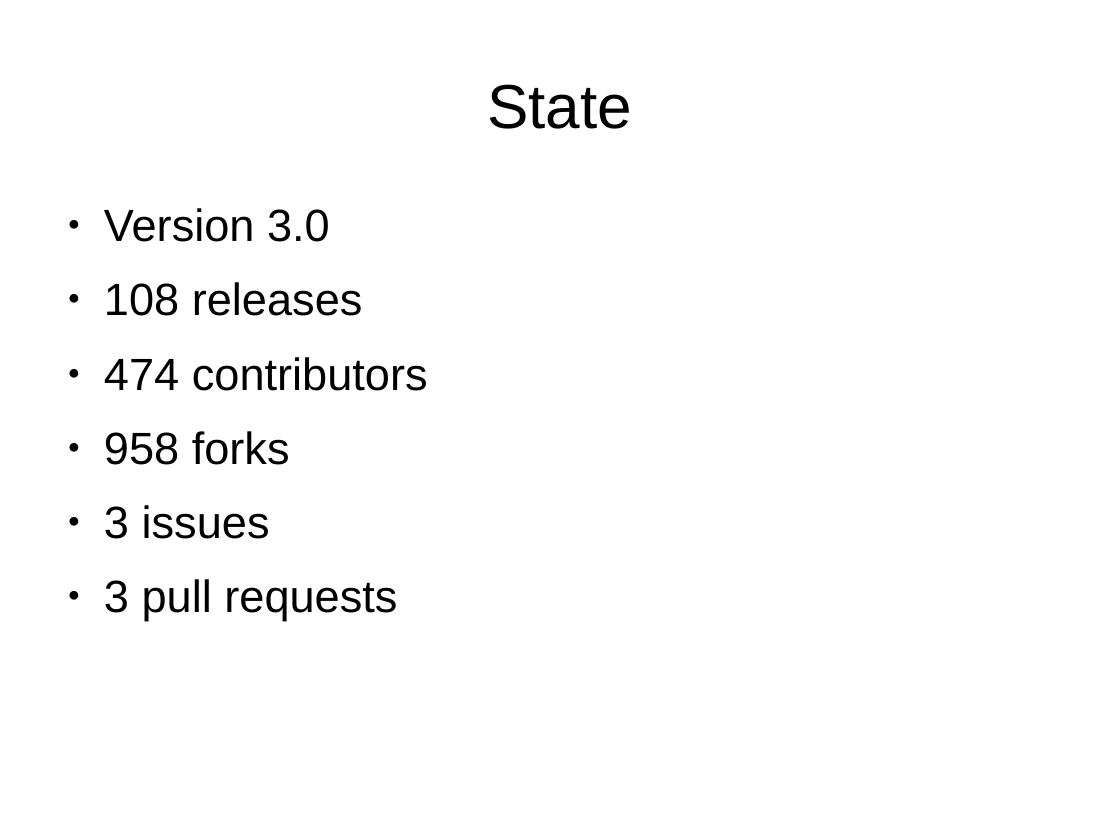
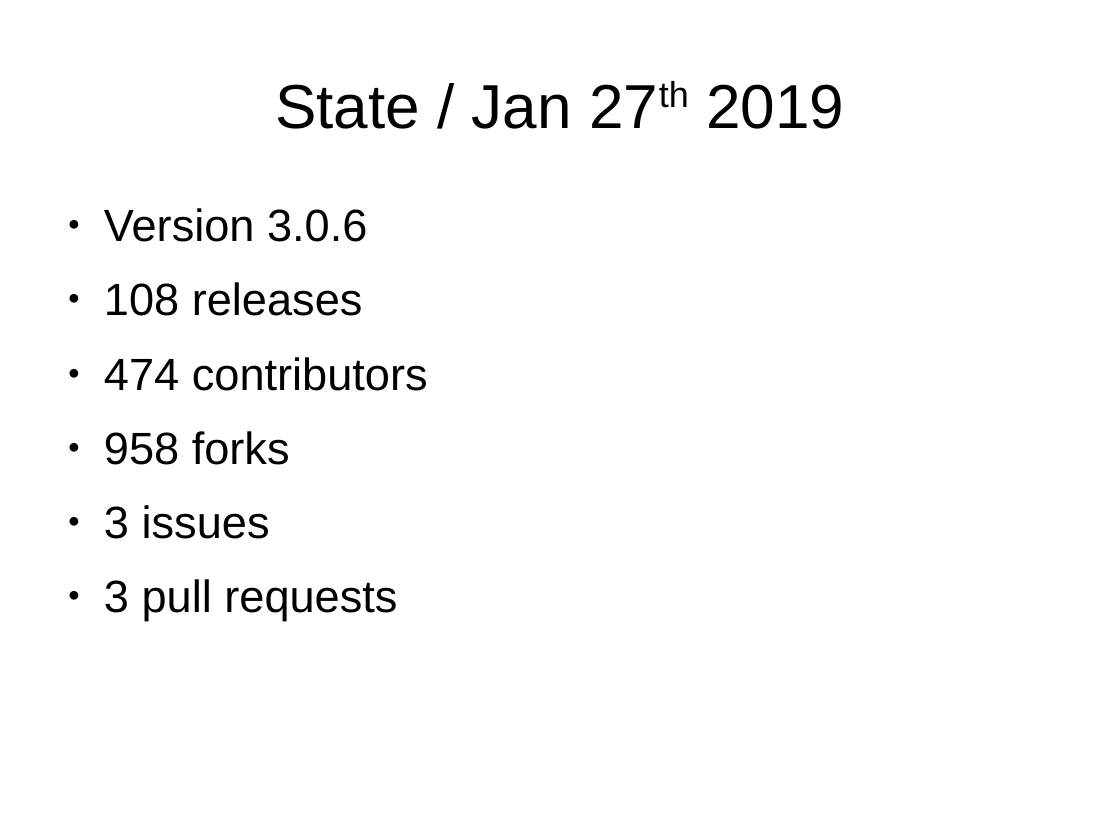
Before and after one commit to ramortegui/talks, a slide deck: slide 7 of odps/ecto.odp. Drawn at 1120x840 pixels with LibreOffice and Linux fonts; fonts in the diff are those of the drawing. Boxes give left, top, right and bottom in pixels: in the first picture for what was removed or moved away, otherwise in the second. Text is boxed around its words. In the diff, an @@ line names an element or a change of style, - is before the commit and + after.

```diff
--- a/odps/ecto.odp
+++ b/odps/ecto.odp
@@ title at [275,84,844,129]: text changed @@
-State
+State / Jan 27th 2019
@@ text at [104,208,367,242]: text changed @@
-● Version 3.0
+● Version 3.0.6
```
Also in this commit, not shown: 6 other slides changed, 4 slides added, 2 slides removed.
